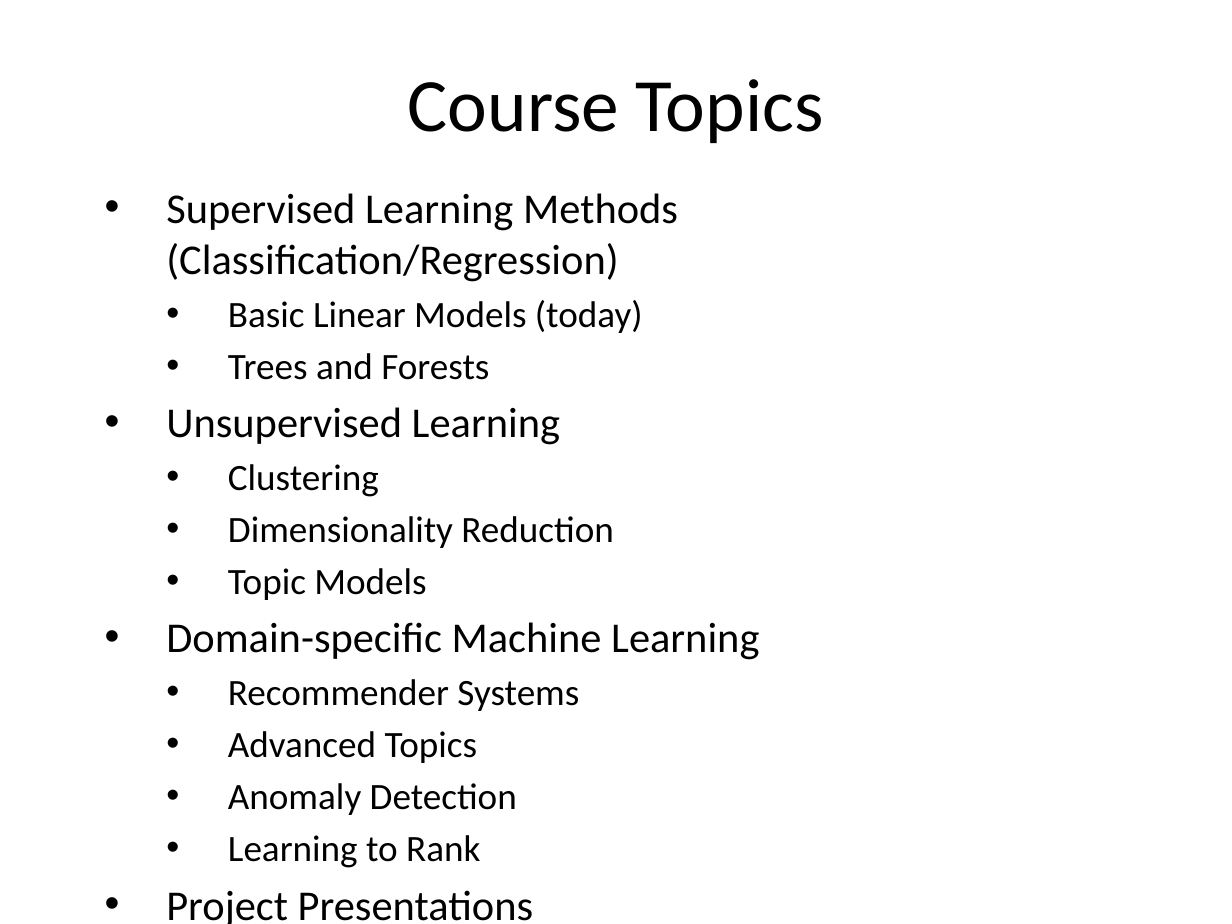
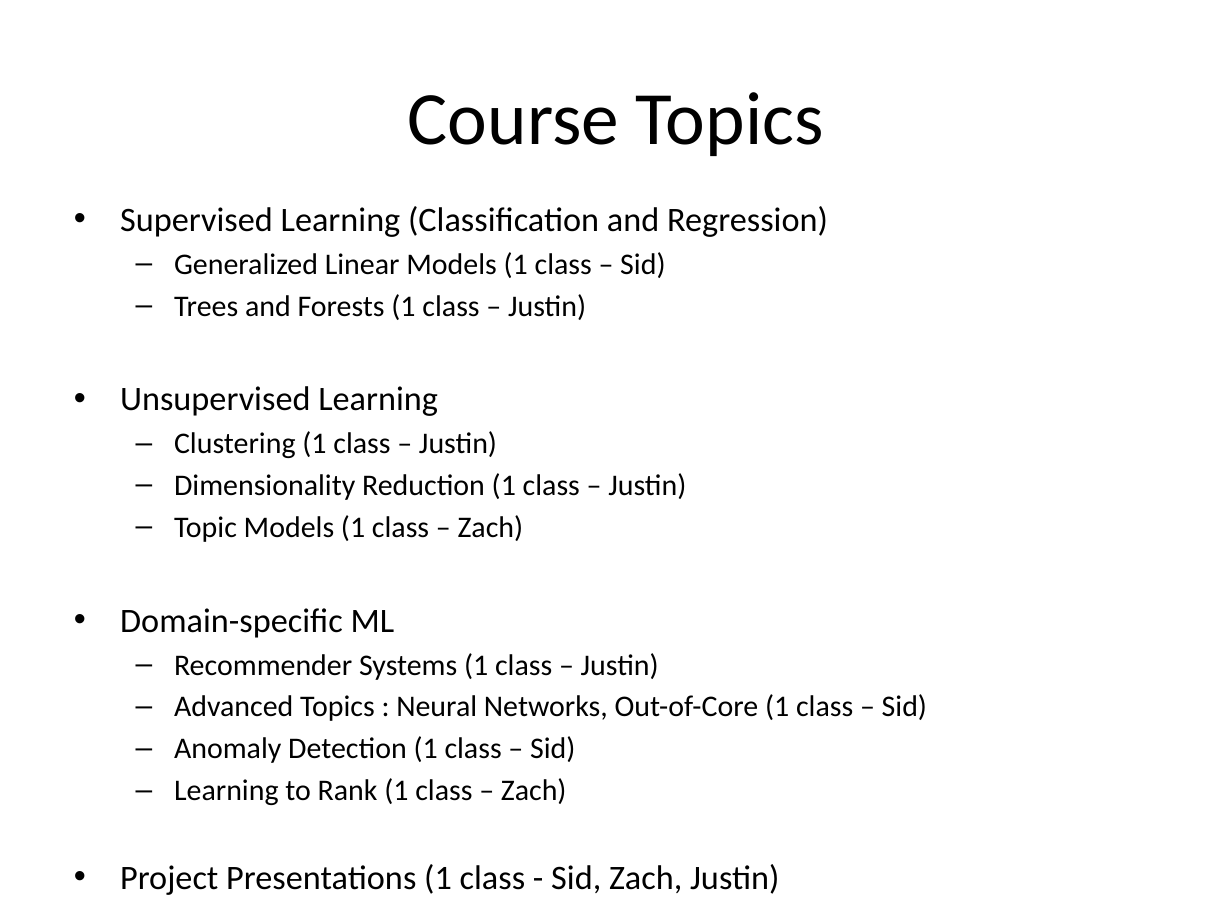
Before and after one commit to jdonaldson/uw-mlearn410, a slide deck: slide 3 of docs/module1/Presentation1.pptx (slide 20 before the commit). Drawn at 1232x924 pixels with LibreOffice and Linux fonts; fonts in the diff are those of the drawing. Boxes give left, top, right and bottom in pixels: in the first picture for what was removed or moved away, otherwise in the second. Text is boxed around its words. In the diff, an @@ line names an element or a change of style, - is before the commit and + after.

```diff
--- a/docs/module1/Presentation1.pptx
+++ b/docs/module1/Presentation1.pptx
@@ title "Course Topics": place and size @@
-title "Course Topics" at (408,79,824,143)
+title "Course Topics" at (408,92,824,156)
@@ text "Supervised Learning (Classification and Regression)": place and size @@
-text "Supervised Learning (Classification and Regression)" at (166,193,759,924)
+text "Supervised Learning (Classification and Regression)" at (120,206,927,895)
@@ text at (120,206,828,320): text changed; size 24.8 to 17.5 pt @@
-• Supervised Learning Methods (Classification/Regression)
-  • Basic Linear Models (today)
-  • Trees and Forests
+• Supervised Learning (Classification and Regression)
+  – Generalized Linear Models (1 class – Sid)
+  – Trees and Forests (1 class – Justin)
@@ text at (120,386,438,416): size 24.8 to 20 pt in "Unsupervised Learning"; indent changed @@
@@ text at (120,431,927,895): text changed; size 21.7 to 17.5 pt @@
-  • Clustering
-  • Dimensionality Reduction
-  • Topic Models
-• Domain-specific Machine Learning
-  • Recommender Systems
-  • Advanced Topics
-  • Anomaly Detection
-  • Learning to Rank
-• Project Presentations
+  – Clustering (1 class – Justin)
+  – Dimensionality Reduction (1 class – Justin)
+  – Topic Models (1 class – Zach)
+• Domain-specific ML
+  – Recommender Systems (1 class – Justin)
+  – Advanced Topics : Neural Networks, Out-of-Core (1 class – Sid)
+  – Anomaly Detection (1 class – Sid)
+  – Learning to Rank (1 class – Zach)
+• Project Presentations (1 class - Sid, Zach, Justin)
```
Also in this commit, not shown: 2 other slides changed, 6 slides added, 4 other files.
